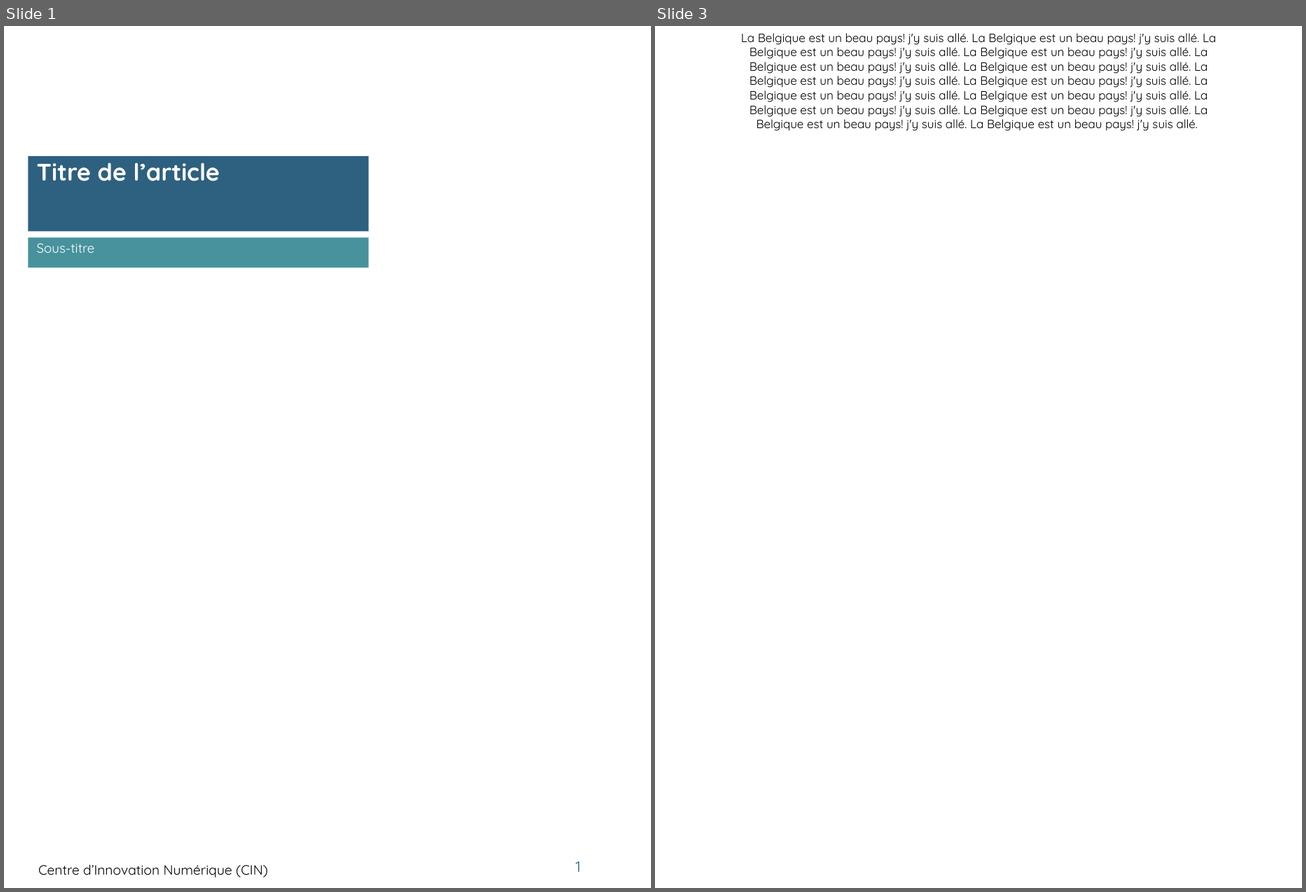
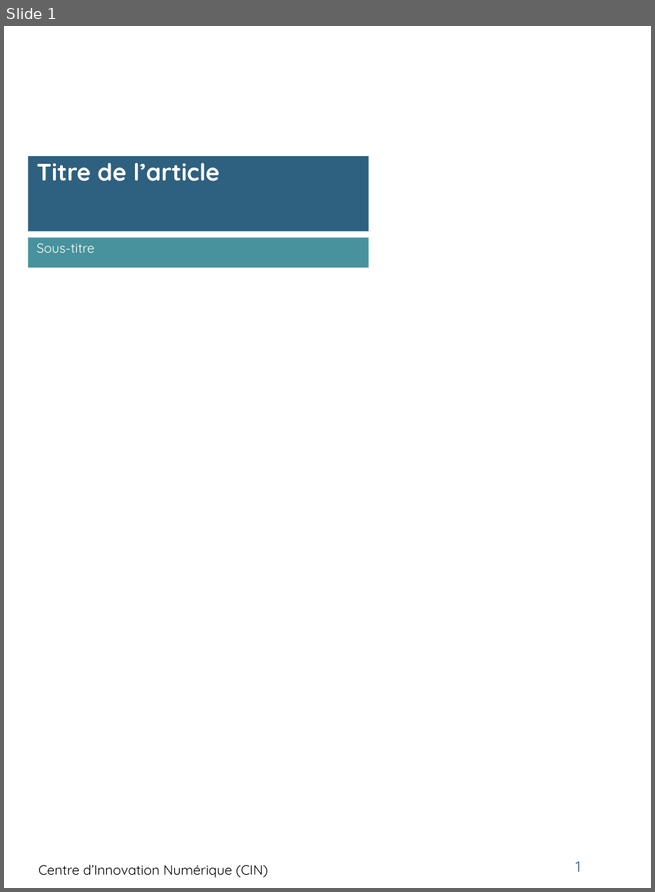
Before and after one commit to Msa360/pptx_template_cin, a slide deck: powerpoints/test.pptx. Shown side by side, each under a label of ours: slides 1 and 3 before the commit, slide 1 after it; the slides between them are not shown. The pictures are 1306x892 and 655x892 pixels, drawn with LibreOffice and Linux fonts; fonts in the diff are those of the drawing; background and template pictures are left out. Boxes give left, top, right and bottom in pixels: in the first picture for what was removed or moved away, otherwise in the second. Text is boxed around its words. In the diff, an @@ line names an element or a change of style, - is before the commit and + after.

```diff
--- a/powerpoints/test.pptx
+++ b/powerpoints/test.pptx
@@ slide 3 removed at (655, 26, 1302, 888), background #FFFFFF @@
@@ text removed at (741, 33, 1216, 131) @@
-La Belgique est un beau pays! j'y suis allé. La Belgique est un beau pays! j'y suis allé. La
-Belgique est un beau pays! j'y suis allé. La Belgique est un beau pays! j'y suis allé. La
-Belgique est un beau pays! j'y suis allé. La Belgique est un beau pays! j'y suis allé. La
-Belgique est un beau pays! j'y suis allé. La Belgique est un beau pays! j'y suis allé. La
-Belgique est un beau pays! j'y suis allé. La Belgique est un beau pays! j'y suis allé. La
-Belgique est un beau pays! j'y suis allé. La Belgique est un beau pays! j'y suis allé. La
-Belgique est un beau pays! j'y suis allé. La Belgique est un beau pays! j'y suis allé.
```
Also in this commit, not shown: 4 slides added, 1 other slide removed, 8 other files.
